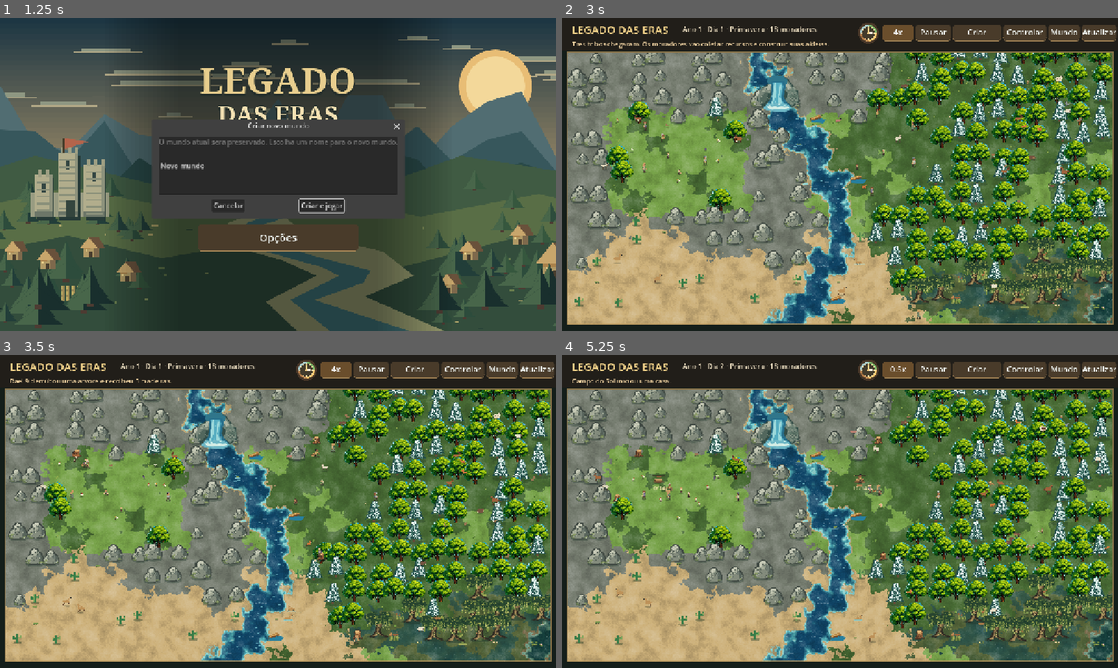
Above: before the commit, frames 1-4 (two rows, left to right).
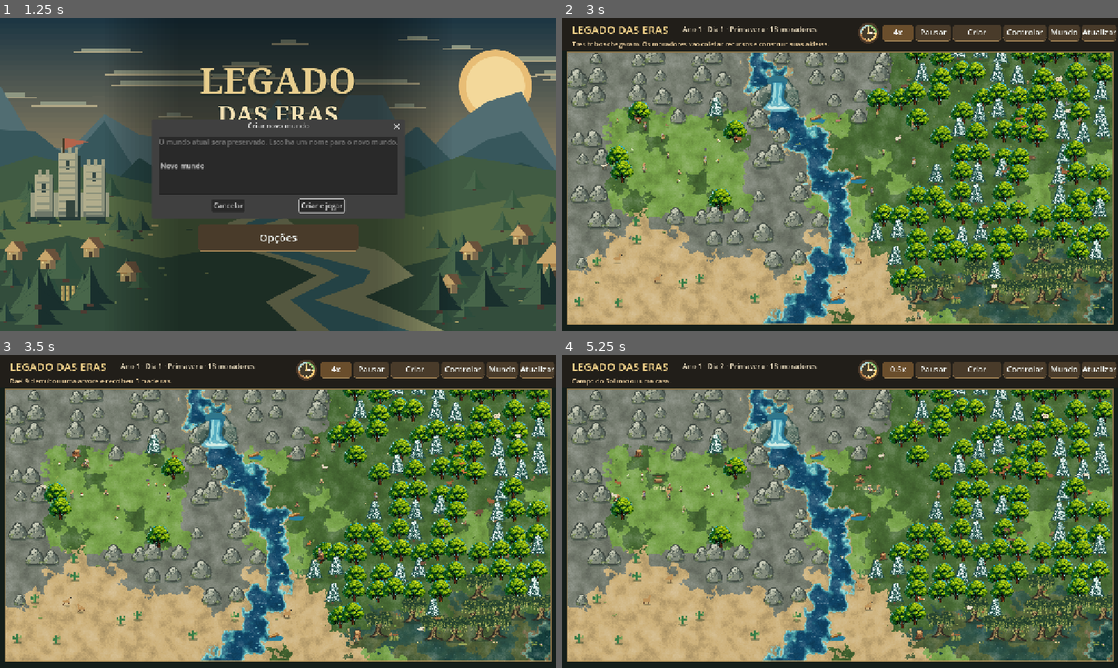
Above: after the commit, the same moments.

Repository: contateste123455667788994321-max/legados-das-eras
Game: Godot game, scene res://scenes/Main.tscn
Two runs of this game, one before a commit and one after it. Both use one fixed random seed, a clock stepped at 60 frames per second and the inputs below.
Inputs (mouse positions are in pixels of both pictures, inside the frame that each line leads up to):
- Up to frame 1 (1.25 s): click "Carregar mundo" at 0.5 s
- Up to frame 2 (3 s): click "Criar e jogar" at 1.25 s; click "1x" at 2 s; click "2x" at 2.75 s
- Up to frame 3 (3.5 s): no input
- Up to frame 4 (5.25 s): move the mouse to (962, 495) at 3.52 s; hold D 3.53-4.25 s; click (962, 495) at 3.67 s; drag from (728, 527) to (812, 574) at 4.27 s; click "4x" at 5 s

Frame 1 is identical in both runs. In frame 2, less than 0.1% of the frame differs, in the area x 42-98%, y 39-87%; in frame 3, 0.2%; in frame 4, 1.0%, in the area x 5-99%, y 18-92%.

Commit message:
Match swimming collision to the rendered irregular shoreline pixels

Diff:
--- a/scripts/world.gd
+++ b/scripts/world.gd
@@ -2516,22 +2516,34 @@
 		"Combatendo inimigo","Combatendo bruxa","Defendendo contra animal","Cacando": return "combat"
 	return ""
 
-# Profundidade calculada pela distancia a margem, sem alterar mundos salvos.
+# A margem fisica usa os mesmos pixels, ruido e interpolacao do desenho.
+const SHORE_DETAIL:int=24
+var shore_noise:FastNoiseLite
+
+func water_surface_weight(p:Vector2) -> float:
+	if tiles.size()!=SIZE: return 0.0
+	var px:int=floori((p.x+0.5)*SHORE_DETAIL)
+	var py:int=floori((p.y+0.5)*SHORE_DETAIL)
+	if px<0 or py<0 or px>=WIDTH*SHORE_DETAIL or py>=SIZE*SHORE_DETAIL: return 0.0
+	if shore_noise==null:
+		shore_noise=FastNoiseLite.new()
+		shore_noise.seed=527
+		shore_noise.frequency=0.039
+	var fx:float=float(px)/SHORE_DETAIL-0.5+shore_noise.get_noise_2d(px,py)*0.65
+	var fy:float=float(py)/SHORE_DETAIL-0.5+shore_noise.get_noise_2d(px+431,py+217)*0.65
+	var x0:int=clampi(floori(fx),0,WIDTH-1)
+	var y0:int=clampi(floori(fy),0,SIZE-1)
+	var x1:int=clampi(floori(fx)+1,0,WIDTH-1)
+	var y1:int=clampi(floori(fy)+1,0,SIZE-1)
+	var tx:float=smoothstep(0.12,0.88,fposmod(fx,1.0))
+	var ty:float=smoothstep(0.12,0.88,fposmod(fy,1.0))
+	return lerpf(lerpf(float(str(tiles[y0][x0])=="water"),float(str(tiles[y0][x1])=="water"),tx),lerpf(float(str(tiles[y1][x0])=="water"),float(str(tiles[y1][x1])=="water"),tx),ty)
+
 func water_depth(p:Vector2) -> float:
-	if tiles.size()!=SIZE or p.x<0 or p.y<0 or p.x>=WIDTH or p.y>=SIZE: return 0.0
-	var x:int=int(p.x)
-	var y:int=int(p.y)
-	if str(tiles[y][x])!="water" or is_bridge(x,y): return 0.0
-	# As coordenadas dos seres se referem ao centro visual do quadrado.
-	var local:=Vector2(fposmod(p.x+0.5,1.0),fposmod(p.y+0.5,1.0))
-	var distance:float=1.0
-	for offset in [Vector2i(-1,0),Vector2i(1,0),Vector2i(0,-1),Vector2i(0,1)]:
-		var nx:int=x+offset.x
-		var ny:int=y+offset.y
-		if nx>=0 and nx<WIDTH and ny>=0 and ny<SIZE and str(tiles[ny][nx])=="water": continue
-		var edge:float=local.x if offset.x<0 else (1.0-local.x if offset.x>0 else (local.y if offset.y<0 else 1.0-local.y))
-		distance=minf(distance,edge)
-	return lerpf(0.28,1.0,smoothstep(0.06,0.44,distance))
+	var water:float=water_surface_weight(p)
+	# Abaixo de 0.46 a arte mostra solo seco ou areia de margem.
+	if water<=0.46 or is_bridge(floori(p.x+0.5),floori(p.y+0.5)): return 0.0
+	return lerpf(0.28,1.0,smoothstep(0.60,0.98,water))
 
 func swim_speed(actor:Dictionary,depth:float) -> float:
 	var species:String=str(actor.get("species","human"))
